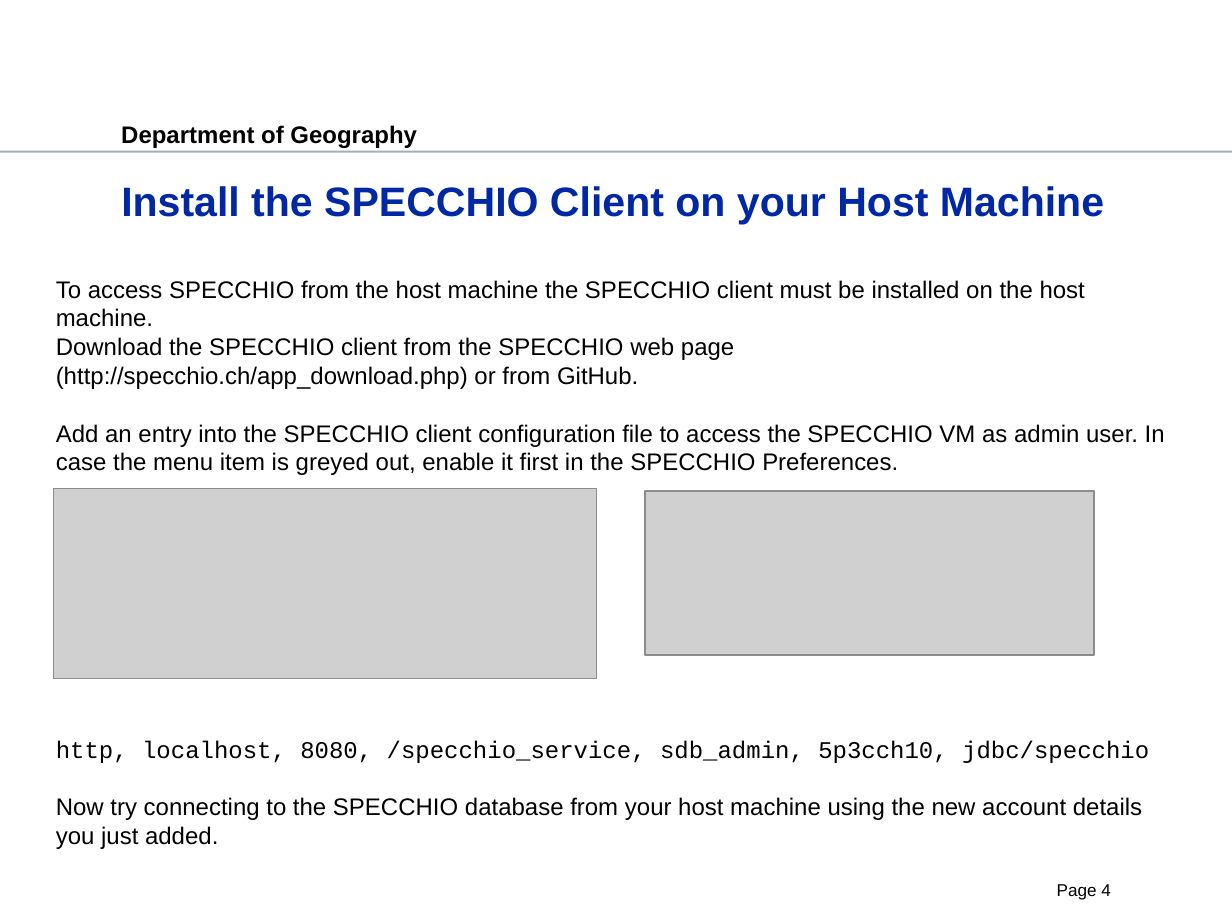
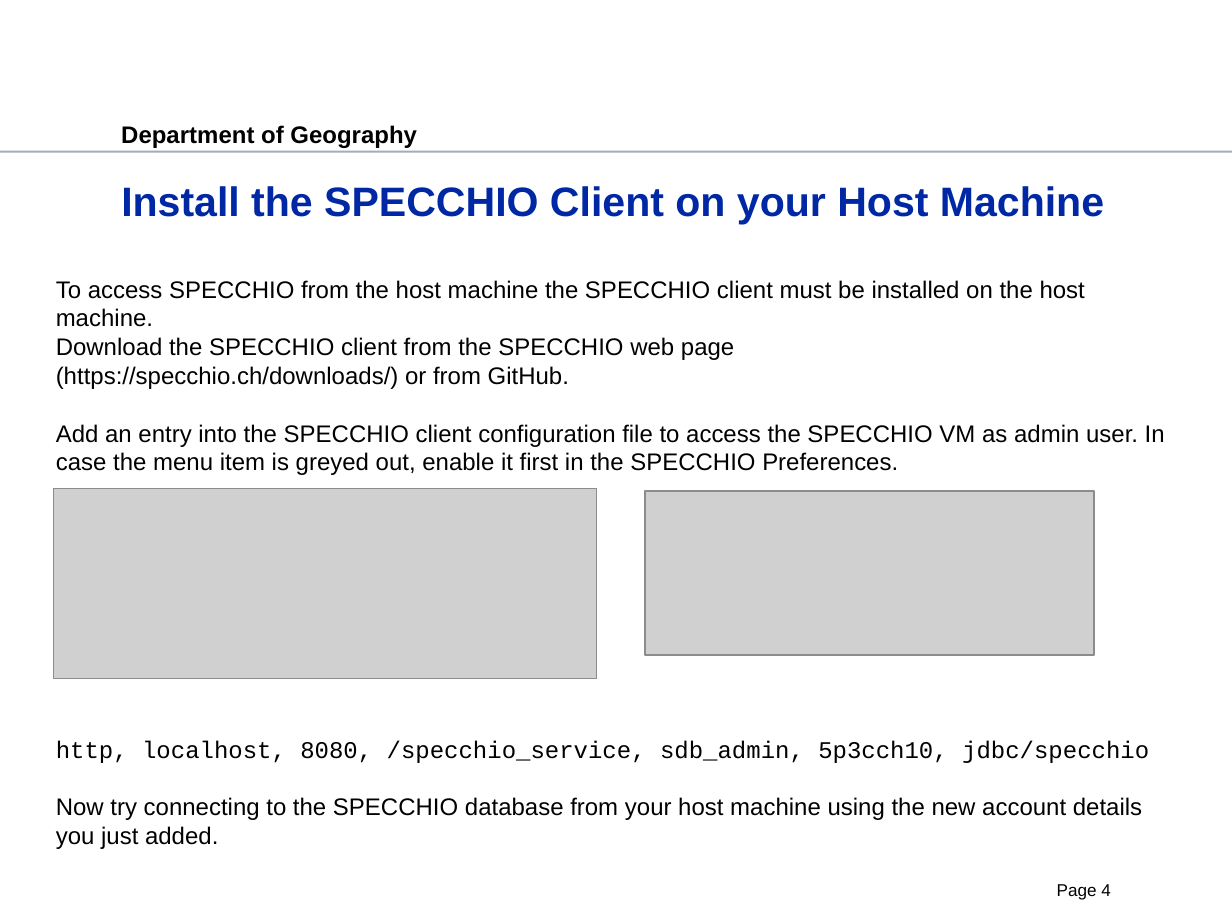
Before and after one commit to SPECCHIODB/Guides, a slide deck: slide 4 of Programming Course/Matlab_accessing_SPECCHIO.ppt. Drawn at 1232x924 pixels with LibreOffice and Linux fonts; fonts in the diff are those of the drawing; grey boxes stand for pictures; background and template pictures are left out. Boxes give left, top, right and bottom in pixels: in the first picture for what was removed or moved away, otherwise in the second. Text is boxed around its words. In the diff, an @@ line names an element or a change of style, - is before the commit and + after.

```diff
--- a/Programming Course/Matlab_accessing_SPECCHIO.ppt
+++ b/Programming Course/Matlab_accessing_SPECCHIO.ppt
@@ text at (x1=56, y1=337, x2=734, y2=389): text changed @@
-Download the SPECCHIO client from the SPECCHIO web page
-(http://specchio.ch/app_download.php) or from GitHub.
+Download the SPECCHIO client from the SPECCHIO web page
+(https://specchio.ch/downloads/) or from GitHub.
```
Also in this commit, not shown: 1 other slide changed, 6 other files.
